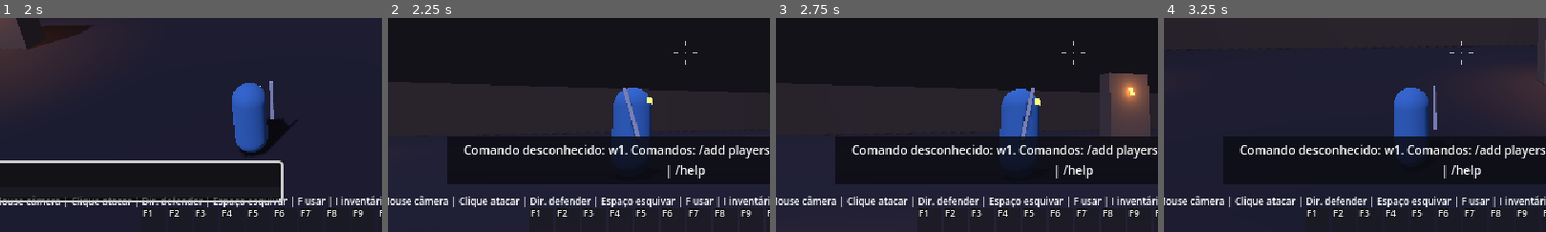
Above: before the commit, frames 1-4 (left to right).
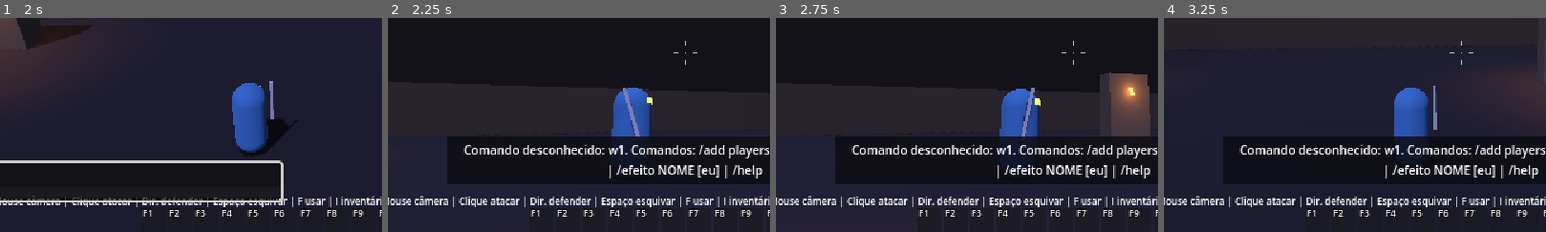
Above: after the commit, the same moments.

Repository: crisz-source/ALYSPERIN
Game: Godot game, scene res://game/world/arenas/test_arena/test_arena.tscn
The game is run twice, just before and just after one commit, with the same random seed, the same clock (stepped at 60 frames per second) and the same inputs. This scene is started directly instead of the project's main scene.
Inputs (mouse positions are % of the whole screen's width and height, from its top left):
- Up to frame 1 (2 s): tap Enter (chat) at 0.5 s; move the mouse to (55, 49) at 0.52 s; hold W (move_up) 0.53-1.25 s; tap 1 (ability_1) at 0.6 s; click (55, 49) at 0.67 s; tap Space (dodge) at 1.25 s; drag from (30, 55) to (45, 70) at 1.27 s
- Up to frame 2 (2.25 s): tap Enter (chat) at 2 s; move the mouse to (60, 28) at 2.02 s; hold D (move_right) from 2.03 s (still down); tap 3 (ability_3) at 2.1 s
- Up to frame 3 (2.75 s): keep holding D (move_right)
- Up to frame 4 (3.25 s): move the mouse to (49, 51) at 2.77 s; release D (move_right) at 2.78 s; hold W (move_up) from 2.78 s (still down); tap 4 (ability_4) at 2.85 s; click (49, 51) at 2.92 s
The pictures show only the part of the screen within x 11-61%, y 42-92%; the shares and areas given below are measured in that part.

Frame 1 is identical in both runs. In frame 2, 1.0% of the frame differs, in the area x 58-98%, y 68-75%; in frame 3, 1.0%; in frame 4, 1.0%.

Commit message:
Etapa B: efeitos de status (lento, congelar, queimar, veneno, atordoar, medo, provocar)
- StatusEffects: componente comum a jogador e inimigos, texto acima da cabeça e tinta
- Dano contínuo (over_time) não bloqueia, não interrompe e ignora invulnerabilidade
- DamageInfo ganha elemento (base para fraquezas dos chefes)
- Comando /efeito NOME [eu]

Co-Authored-By: Claude Opus 5.5 <noreply@anthropic.com>

Diff:
--- a/game/actors/enemies/basic_enemy/basic_enemy.gd
+++ b/game/actors/enemies/basic_enemy/basic_enemy.gd
@@ -97,6 +97,8 @@
 var _taunted_by: Player = null
 var _taunt_left: float = 0.0
 var _telegraph_material: StandardMaterial3D
+## Efeitos de status ativos. Criado no _ready.
+var status: StatusEffects
 
 @onready var health: HealthComponent = $HealthComponent
 @onready var _hitbox: Hitbox = $LungeHitbox
@@ -123,6 +125,8 @@
 	_spawn_position = global_position
 	health.damage_modifier = _apply_backstab
 	_build_telegraph()
+	status = StatusEffects.attach(self, health, TEXT_HEIGHT + 0.35)
+	status.effect_started.connect(_on_status_started)
 
 
 func _physics_process(delta: float) -> void:
@@ -132,6 +136,23 @@
 		target = _taunted_by
 	var vertical: float = velocity.y
 	velocity.y = 0.0
+	var scared_of: Node3D = status.fear_source()
+	if scared_of and state != State.DEAD and state != State.STAGGER:
+		# Medo: foge de quem assustou e não ataca.
+		if state != State.CHASE:
+			_change_state(State.CHASE)
+		var away: Vector3 = _flat(global_position - scared_of.global_position).normalized()
+		velocity = velocity.move_toward(away * move_speed * status.speed_multiplier(), acceleration * delta)
+		facing = away if away != Vector3.ZERO else facing
+	else:
+		_process_state(delta)
+	_update_facing()
+	velocity.y = vertical - GRAVITY * delta if not is_on_floor() else minf(vertical, 0.0)
+	move_and_slide()
+	_update_visuals(delta)
+
+
+func _process_state(delta: float) -> void:
 	match state:
 		State.IDLE:
 			velocity = velocity.move_toward(Vector3.ZERO, friction * delta)
@@ -148,7 +169,7 @@
 			if _state_time >= windup_time:
 				_start_lunge()
 		State.LUNGE:
-			velocity = _lunge_direction * lunge_speed
+			velocity = _lunge_direction * lunge_speed * status.speed_multiplier()
 			if _state_time >= lunge_time:
 				_change_state(State.RECOVER)
 		State.RECOVER:
@@ -169,10 +190,6 @@
 			_model.scale = Vector3(1.0, 1.0 - 0.9 * t, 1.0)
 			if _state_time >= death_fade_time:
 				queue_free()
-	_update_facing()
-	velocity.y = vertical - GRAVITY * delta if not is_on_floor() else minf(vertical, 0.0)
-	move_and_slide()
-	_update_visuals(delta)
 
 
 ## Vira para o alvo enquanto persegue/prepara; na investida, para a direção dela.
@@ -214,7 +231,7 @@
 		_change_state(State.WINDUP)
 		_aim_at_target()
 		return
-	velocity = velocity.move_toward(to_target.normalized() * move_speed, acceleration * delta)
+	velocity = velocity.move_toward(to_target.normalized() * move_speed * status.speed_multiplier(), acceleration * delta)
 
 
 ## Atordoa por `seconds` (não age; costas expostas). Golpe de escudo, bloqueio.
@@ -223,6 +240,7 @@
 		return
 	_stagger_duration = seconds
 	_change_state(State.STAGGER)
+	status.apply(StatusEffects.STUN, seconds)
 
 
 ## Provocado: passa a atacar `by` por `seconds`, mesmo longe ou fora de visão.
@@ -231,6 +249,7 @@
 		return
 	_taunted_by = by
 	_taunt_left = seconds
+	status.apply(StatusEffects.TAUNT, seconds, 0.0, by)
 	target = by
 	if state == State.IDLE:
 		_change_state(State.CHASE)
@@ -330,6 +349,9 @@
 func _on_damaged(info: DamageInfo) -> void:
 	if health.is_dead:
 		return
+	if info.over_time:
+		_show_damage_number(info)
+		return
 	velocity = info.knockback
 	_flash_time = 0.08
 	_show_damage_number(info)
@@ -392,15 +414,23 @@
 		_body_material.albedo_color = Color.WHITE
 		_body.scale = Vector3.ONE
 	elif state == State.STAGGER:
-		_body_material.albedo_color = STAGGER_COLOR
+		_body_material.albedo_color = STAGGER_COLOR.lerp(Color(0.55, 0.85, 1.0), 0.7) if status.has(StatusEffects.FREEZE) else STAGGER_COLOR
 		_body.scale = Vector3.ONE
 	elif state == State.WINDUP:
 		_body_material.albedo_color = WINDUP_COLOR
 		var pulse: float = 1.0 + 0.15 * sin(_state_time * 30.0)
 		_body.scale = Vector3(pulse, pulse, pulse)
 	else:
-		_body_material.albedo_color = BODY_COLOR
+		var fx: Color = status.tint()
+		_body_material.albedo_color = BODY_COLOR.lerp(Color(fx.r, fx.g, fx.b), fx.a)
 		_body.scale = Vector3.ONE
+
+
+## Congelar para o inimigo como um atordoamento (costas expostas), com cor azul.
+func _on_status_started(id: StringName) -> void:
+	if id == StatusEffects.FREEZE and not health.is_dead:
+		_stagger_duration = status.remaining(StatusEffects.FREEZE)
+		_change_state(State.STAGGER)
 
 
 static func _flat(v: Vector3) -> Vector3:
--- a/game/actors/player/player.gd
+++ b/game/actors/player/player.gd
@@ -186,6 +186,8 @@
 var _body: Node3D
 var _class_model: Node3D
 var _heal_selected: bool = false
+## Efeitos de status ativos (lentidão, veneno...). Criado no _ready.
+var status: StatusEffects
 var _swing_material: StandardMaterial3D
 var _shield_material: StandardMaterial3D
 
@@ -253,6 +255,7 @@
 	hotbar_items.resize(PlayerInput.ABILITY_SLOTS)
 	_spin_hitbox.hit_landed.connect(_on_ability_hit)
 	_spin_visual.visible = false
+	status = StatusEffects.attach(self, health, TEXT_HEIGHT + 0.25)
 	_set_facing(facing)
 
 
@@ -273,6 +276,35 @@
 	# A lógica trabalha só no chão; a altura é tratada pela gravidade no fim.
 	var vertical: float = velocity.y
 	velocity.y = 0.0
+	if state == State.DEAD or not _process_status_control(delta):
+		_process_state(delta)
+	velocity.y = vertical - GRAVITY * delta if not is_on_floor() else minf(vertical, 0.0)
+	move_and_slide()
+	_update_visuals(delta)
+
+
+## Congelado/atordoado: não age. Com medo: foge de quem assustou, sem agir.
+## Devolve true quando o efeito tomou o controle neste quadro.
+func _process_status_control(delta: float) -> bool:
+	var scared_of: Node3D = status.fear_source()
+	if not status.is_disabled() and scared_of == null:
+		return false
+	cancel_heal_targeting()
+	if state != State.MOVE:
+		_change_state(State.MOVE)
+	_input.clear()
+	if status.is_disabled():
+		velocity = velocity.move_toward(Vector3.ZERO, friction * delta)
+		return true
+	var away: Vector3 = flat(global_position - scared_of.global_position)
+	if away.length() < 0.01:
+		away = -facing
+	_apply_movement(away.normalized(), max_speed * 0.8, delta)
+	_set_facing(away)
+	return true
+
+
+func _process_state(delta: float) -> void:
 	match state:
 		State.MOVE:
 			_process_move(delta)
@@ -288,9 +320,6 @@
 			_process_ability(delta)
 		State.DEAD:
 			velocity = velocity.move_toward(Vector3.ZERO, friction * delta)
-	velocity.y = vertical - GRAVITY * delta if not is_on_floor() else minf(vertical, 0.0)
-	move_and_slide()
-	_update_visuals(delta)
 
 
 # --- Leitura para a animação (PlayerAnimator) -------------------------------
@@ -1093,6 +1122,10 @@
 
 
 func _on_damaged(info: DamageInfo) -> void:
+	if info.over_time:
+		# Queimadura/veneno: só o número, sem interromper nem empurrar.
+		FloatingText.spawn(self, str(info.amount), global_position + Vector3.UP * (TEXT_HEIGHT + 0.3), Color(0.85, 0.6, 0.3), 8)
+		return
 	cancel_heal_targeting()
 	if health.is_dead:
 		return
@@ -1200,6 +1233,7 @@
 
 
 func _apply_movement(direction: Vector3, speed: float, delta: float) -> void:
+	speed *= status.speed_multiplier()
 	if direction != Vector3.ZERO:
 		velocity = velocity.move_toward(direction * speed, acceleration * delta)
 	else:
@@ -1227,7 +1261,7 @@
 	elif _heal_selected:
 		_tint_material.albedo_color = TINT_HEAL_SELECTED
 	else:
-		_tint_material.albedo_color = TINT_NONE
+		_tint_material.albedo_color = status.tint()
 	if health.is_invulnerable() and state != State.DODGE:
 		# Pisca enquanto invulnerável após dano (alterna a cada 1/15 s).
 		_blink_clock += delta
--- a/game/combat/damage_info.gd
+++ b/game/combat/damage_info.gd
@@ -16,6 +16,12 @@
 var blocked: bool = false
 ## Marcado quando o golpe acertou pelas costas (dano maior).
 var backstab: bool = false
+## Dano contínuo (queimadura, veneno): não é bloqueado, ignora invulnerabilidade,
+## não empurra e não interrompe quem apanha.
+var over_time: bool = false
+## Elemento do golpe (&"fire", &"ice", &"lightning", &"earth", &"light", &"dark")
+## ou vazio = físico neutro. Chefes usam para fraquezas/resistências.
+var element: StringName = &""
 
 
 func _init(p_amount: int = 0, p_knockback: Vector3 = Vector3.ZERO, p_source: Node = null) -> void:
--- a/game/components/health_component.gd
+++ b/game/components/health_component.gd
@@ -62,10 +62,10 @@
 func apply_damage(info: DamageInfo) -> bool:
 	if is_dead or info.amount <= 0:
 		return false
-	if is_invulnerable():
+	if is_invulnerable() and not info.over_time:
 		hit_ignored.emit(info)
 		return false
-	if block_filter.is_valid() and block_filter.call(info):
+	if not info.over_time and block_filter.is_valid() and block_filter.call(info):
 		info.blocked = true
 		blocked.emit(info)
 		return false
--- /dev/null
+++ b/game/components/status_effects.gd
@@ -0,0 +1,187 @@
+class_name StatusEffects
+extends Node
+## Efeitos de status de quem pode recebê-los (jogador, inimigo, chefe):
+## lentidão, congelamento, queimadura, veneno, atordoamento, medo, provocação.
+##
+## Guarda só QUAIS efeitos estão ativos e por quanto tempo, e aplica o dano
+## contínuo (queimadura/veneno) pelo HealthComponent. Quem decide o que cada
+## efeito faz no corpo (andar mais devagar, fugir, não agir) é o dono, lendo
+## speed_multiplier(), is_disabled(), fear_source() etc.
+## Mostra o nome dos efeitos ativos acima da cabeça (texto provisório, sem ícone).
+
+signal effect_started(id: StringName)
+signal effect_ended(id: StringName)
+
+const SLOW := &"slow"
+const FREEZE := &"freeze"
+const BURN := &"burn"
+const POISON := &"poison"
+const STUN := &"stun"
+const FEAR := &"fear"
+const TAUNT := &"taunt"
+
+## Nome mostrado e cor de cada efeito.
+const INFO: Dictionary = {
+	&"slow": ["Lento", Color(0.6, 0.75, 1.0)],
+	&"freeze": ["Congelado", Color(0.55, 0.9, 1.0)],
+	&"burn": ["Queimando", Color(1.0, 0.5, 0.2)],
+	&"poison": ["Envenenado", Color(0.55, 0.95, 0.35)],
+	&"stun": ["Atordoado", Color(1.0, 0.9, 0.4)],
+	&"fear": ["Medo", Color(0.75, 0.5, 1.0)],
+	&"taunt": ["Provocado", Color(1.0, 0.45, 0.3)],
+}
+## Dano contínuo: um tique a cada TICK_INTERVAL segundos.
+const TICK_INTERVAL: float = 0.5
+## Tinta por cima do corpo para os efeitos que mudam a aparência.
+const TINTS: Dictionary = {
+	&"freeze": Color(0.55, 0.85, 1.0, 0.55),
+	&"burn": Color(1.0, 0.45, 0.1, 0.35),
+	&"poison": Color(0.45, 0.9, 0.3, 0.35),
+	&"fear": Color(0.6, 0.35, 0.9, 0.3),
+}
+
+var health: HealthComponent
+## Altura do texto acima da origem do dono (m).
+var text_height: float = 2.4
+
+## id -> {time: s restantes, strength: float, source: Node, tick: s até o próximo tique}
+var _effects: Dictionary = {}
+var _label: Label3D
+
+
+## Cria e prende o componente no dono (ex.: no _ready do Player/inimigo).
+static func attach(owner_node: Node3D, owner_health: HealthComponent, height: float) -> StatusEffects:
+	var fx := StatusEffects.new()
+	fx.name = "StatusEffects"
+	fx.health = owner_health
+	fx.text_height = height
+	owner_node.add_child(fx)
+	return fx
+
+
+func _ready() -> void:
+	_label = Label3D.new()
+	_label.name = "StatusLabel"
+	_label.billboard = BaseMaterial3D.BILLBOARD_ENABLED
+	_label.no_depth_test = true
+	_label.fixed_size = true
+	_label.pixel_size = 0.0008
+	_label.font_size = 20
+	_label.outline_size = 6
+	_label.position = Vector3(0, text_height, 0)
+	_label.visible = false
+	get_parent().add_child.call_deferred(_label)
+	if health:
+		health.died.connect(clear_all)
+
+
+## Aplica (ou renova) um efeito. Renovar fica com a maior duração e a maior força.
+## strength: lentidão = fração da velocidade perdida (0,4 = 40% mais lento);
+## queimadura/veneno = dano por segundo.
+func apply(id: StringName, duration: float, strength: float = 0.0, source: Node = null) -> void:
+	if duration <= 0.0 or (health and health.is_dead):
+		return
+	assert(INFO.has(id), "StatusEffects: efeito desconhecido %s" % id)
+	var fresh: bool = not _effects.has(id)
+	var e: Dictionary = _effects.get(id, {"time": 0.0, "strength": 0.0, "source": null, "tick": TICK_INTERVAL})
+	e.time = maxf(e.time, duration)
+	e.strength = maxf(e.strength, strength)
+	if source:
+		e.source = source
+	_effects[id] = e
+	_refresh_label()
+	if fresh:
+		effect_started.emit(id)
+
+
+func remove(id: StringName) -> void:
+	if _effects.erase(id):
+		_refresh_label()
+		effect_ended.emit(id)
+
+
+func clear_all() -> void:
+	for id: StringName in _effects.keys():
+		remove(id)
+
+
+func has(id: StringName) -> bool:
+	return _effects.has(id)
+
+
+func remaining(id: StringName) -> float:
+	return float(_effects[id].time) if _effects.has(id) else 0.0
+
+
+func active_ids() -> Array[StringName]:
+	var ids: Array[StringName] = []
+	ids.assign(_effects.keys())
+	return ids
+
+
+## Multiplica a velocidade de movimento (congelado = parado).
+func speed_multiplier() -> float:
+	if has(FREEZE) or has(STUN):
+		return 0.0
+	if has(SLOW):
+		return clampf(1.0 - float(_effects[SLOW].strength), 0.1, 1.0)
+	return 1.0
+
+
+## Não pode agir (atacar, usar habilidade, andar).
+func is_disabled() -> bool:
+	return has(FREEZE) or has(STUN)
+
+
+## De quem foge (medo) ou null.
+func fear_source() -> Node3D:
+	if not has(FEAR):
+		return null
+	var src: Variant = _effects[FEAR].source
+	return src as Node3D if is_instance_valid(src) else null
+
+
+## Cor por cima do corpo (alfa 0 = nenhuma). Congelado tem prioridade.
+func tint() -> Color:
+	for id: StringName in [FREEZE, BURN, POISON, FEAR]:
+		if has(id):
+			return TINTS[id]
+	return Color(1, 1, 1, 0)
+
+
+func _physics_process(delta: float) -> void:
+	if _effects.is_empty():
+		return
+	for id: StringName in _effects.keys():
+		var e: Dictionary = _effects[id]
+		if id == BURN or id == POISON:
+			e.tick -= delta
+			if e.tick <= 0.0:
+				e.tick += TICK_INTERVAL
+				_damage_tick(id, e)
+		e.time -= delta
+		if e.time <= 0.0:
+			remove(id)
+
+
+func _damage_tick(id: StringName, e: Dictionary) -> void:
+	if health == null or health.is_dead:
+		return
+	var amount: int = maxi(roundi(float(e.strength) * TICK_INTERVAL), 1)
+	var info := DamageInfo.new(amount, Vector3.ZERO, e.source if is_instance_valid(e.source) else null)
+	info.over_time = true
+	info.element = &"fire" if id == BURN else &""
+	health.apply_damage(info)
+
+
+func _refresh_label() -> void:
+	if _label == null:
+		return
+	var names: Array[String] = []
+	var color := Color.WHITE
+	for id: StringName in _effects.keys():
+		names.append(INFO[id][0])
+		color = INFO[id][1]
+	_label.text = " · ".join(names)
+	_label.modulate = color
+	_label.visible = not names.is_empty()
--- a/game/ui/admin_console/admin_console.gd
+++ b/game/ui/admin_console/admin_console.gd
@@ -7,9 +7,21 @@
 ##   /add players N  -> N aliados de teste (feridos) perto do jogador
 ##   /add mob N      -> N monstros em volta do jogador
 ##   /boss           -> chama o chefe (quando existir)
+##   /efeito NOME    -> efeito de status nos monstros próximos (com "eu": em você)
 ##   /help           -> lista os comandos
 
-const HELP_TEXT := "Comandos: /add players N | /add mob N | /boss | /help"
+const HELP_TEXT := "Comandos: /add players N | /add mob N | /boss | /efeito NOME [eu] | /help"
+## /efeito: nome em português -> [id, duração (s), força].
+const EFFECTS: Dictionary = {
+	"lento": [&"slow", 6.0, 0.5],
+	"congelar": [&"freeze", 3.0, 0.0],
+	"queimar": [&"burn", 6.0, 6.0],
+	"veneno": [&"poison", 8.0, 4.0],
+	"atordoar": [&"stun", 2.0, 0.0],
+	"medo": [&"fear", 3.0, 0.0],
+}
+## Alcance do /efeito nos monstros (m).
+const EFFECT_RADIUS: float = 15.0
 
 var is_open: bool = false
 var _area: GameArea
@@ -76,6 +88,8 @@
 		reply = HELP_TEXT
 	elif parts[0] == "/boss":
 		reply = "Nenhum chefe implementado ainda. (Quando Khar'Vesh existir, /boss o chamará.)"
+	elif parts[0] == "/efeito":
+		reply = _apply_effect(parts)
 	elif parts[0] == "/add" and parts.size() >= 2 and (parts[1] == "players" or parts[1] == "player" or parts[1] == "mob" or parts[1] == "mobs"):
 		var count: int = parts[2].to_int() if parts.size() >= 3 and parts[2].is_valid_int() else 1
 		if count <= 0:
@@ -95,6 +109,38 @@
 	return reply
 
 
+## /efeito NOME [eu]: aplica nos monstros próximos (ou em você, com "eu").
+func _apply_effect(parts: PackedStringArray) -> String:
+	var names: String = ", ".join(PackedStringArray(EFFECTS.keys()))
+	if parts.size() < 2 or not EFFECTS.has(parts[1]):
+		return "Use /efeito NOME [eu]. Nomes: %s" % names
+	var spec: Array = EFFECTS[parts[1]]
+	var player: Player = _area.player
+	if parts.size() >= 3 and parts[2] == "eu":
+		# Medo em si mesmo precisa de alguém de quem fugir: o monstro mais próximo.
+		var source: Node3D = _nearest_enemy(player.global_position) if spec[0] == &"fear" else null
+		if spec[0] == &"fear" and source == null:
+			return "Medo precisa de um monstro por perto (de quem fugir)."
+		player.status.apply(spec[0], spec[1], spec[2], source)
+		return "Efeito %s em você por %d s." % [parts[1], int(spec[1])]
+	var count: int = 0
+	for node: Node in _area.get_tree().get_nodes_in_group(BasicEnemy.GROUP):
+		var enemy := node as BasicEnemy
+		if enemy and not enemy.health.is_dead and enemy.global_position.distance_to(player.global_position) <= EFFECT_RADIUS:
+			enemy.status.apply(spec[0], spec[1], spec[2], player)
+			count += 1
+	return "Efeito %s em %d monstro(s) a até %d m." % [parts[1], count, int(EFFECT_RADIUS)]
+
+
+func _nearest_enemy(from: Vector3) -> Node3D:
+	var best: Node3D = null
+	for node: Node in _area.get_tree().get_nodes_in_group(BasicEnemy.GROUP):
+		var enemy := node as BasicEnemy
+		if enemy and not enemy.health.is_dead and (best == null or enemy.global_position.distance_to(from) < best.global_position.distance_to(from)):
+			best = enemy
+	return best
+
+
 func _on_submitted(text: String) -> void:
 	execute(text)
 	close()
Not shown, added: game/components/status_effects.gd.uid
